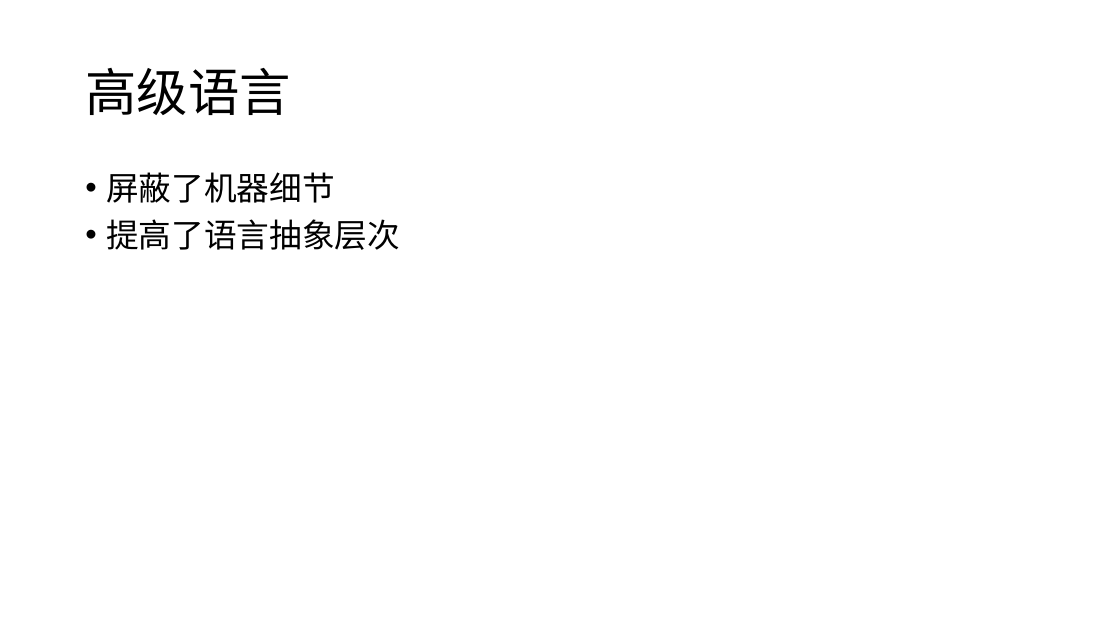
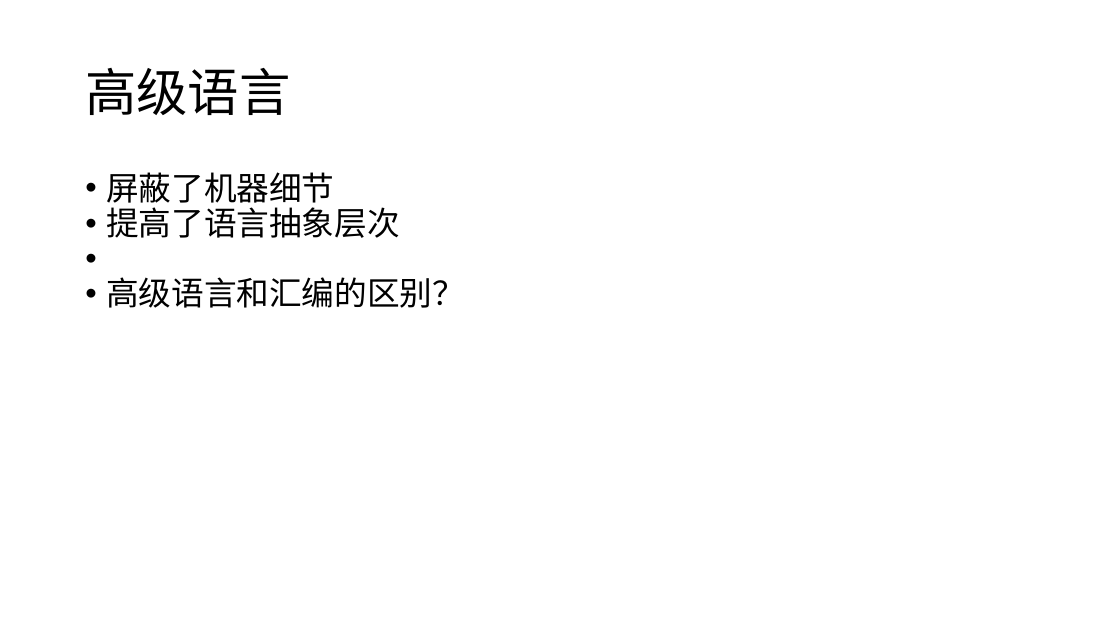
Before and after one commit to cloudspurs/klz, a slide deck: slide 8 of programming/pre_school.pptx (slide 7 before the commit). Drawn at 1120x630 pixels with LibreOffice and Linux fonts; fonts in the diff are those of the drawing. Boxes give left, top, right and bottom in pixels: in the first picture for what was removed or moved away, otherwise in the second. Text is boxed around its words. In the diff, an @@ line names an element or a change of style, - is before the commit and + after.

```diff
--- a/programming/pre_school.pptx
+++ b/programming/pre_school.pptx
@@ text at (106,172,400,238): less space between paragraphs @@
@@ text at (106,277,465,308): paragraph added @@
+• 高级语言和汇编的区别？
```
Also in this commit, not shown: 12 other slides changed, 2 slides added.
